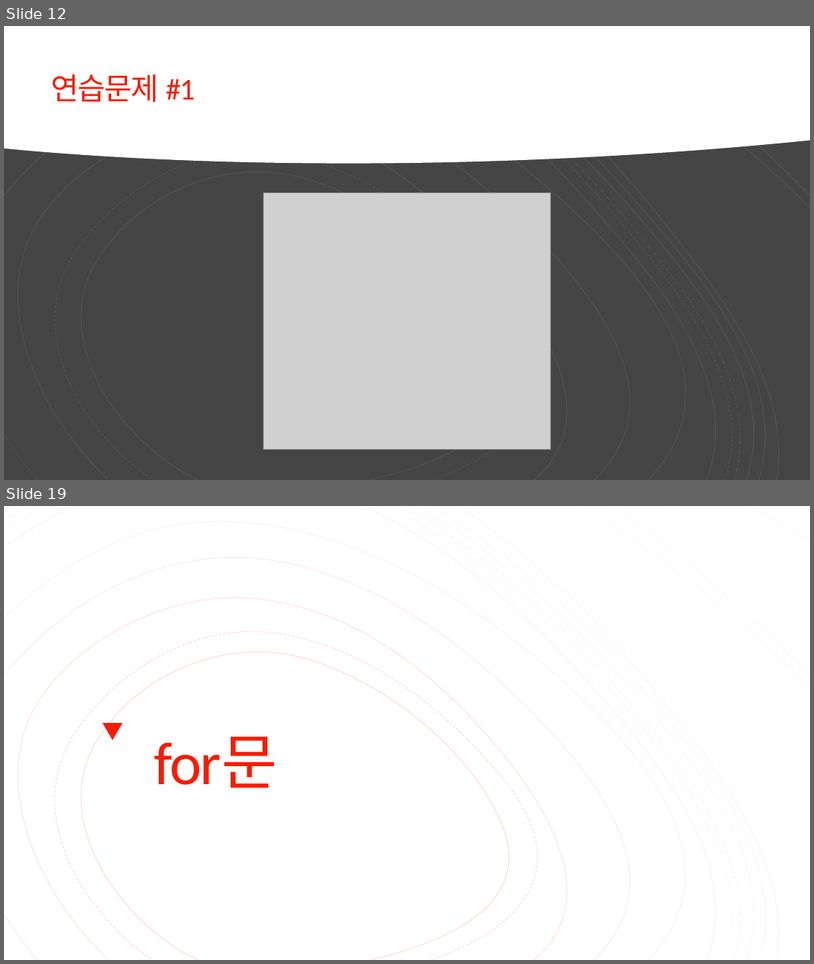
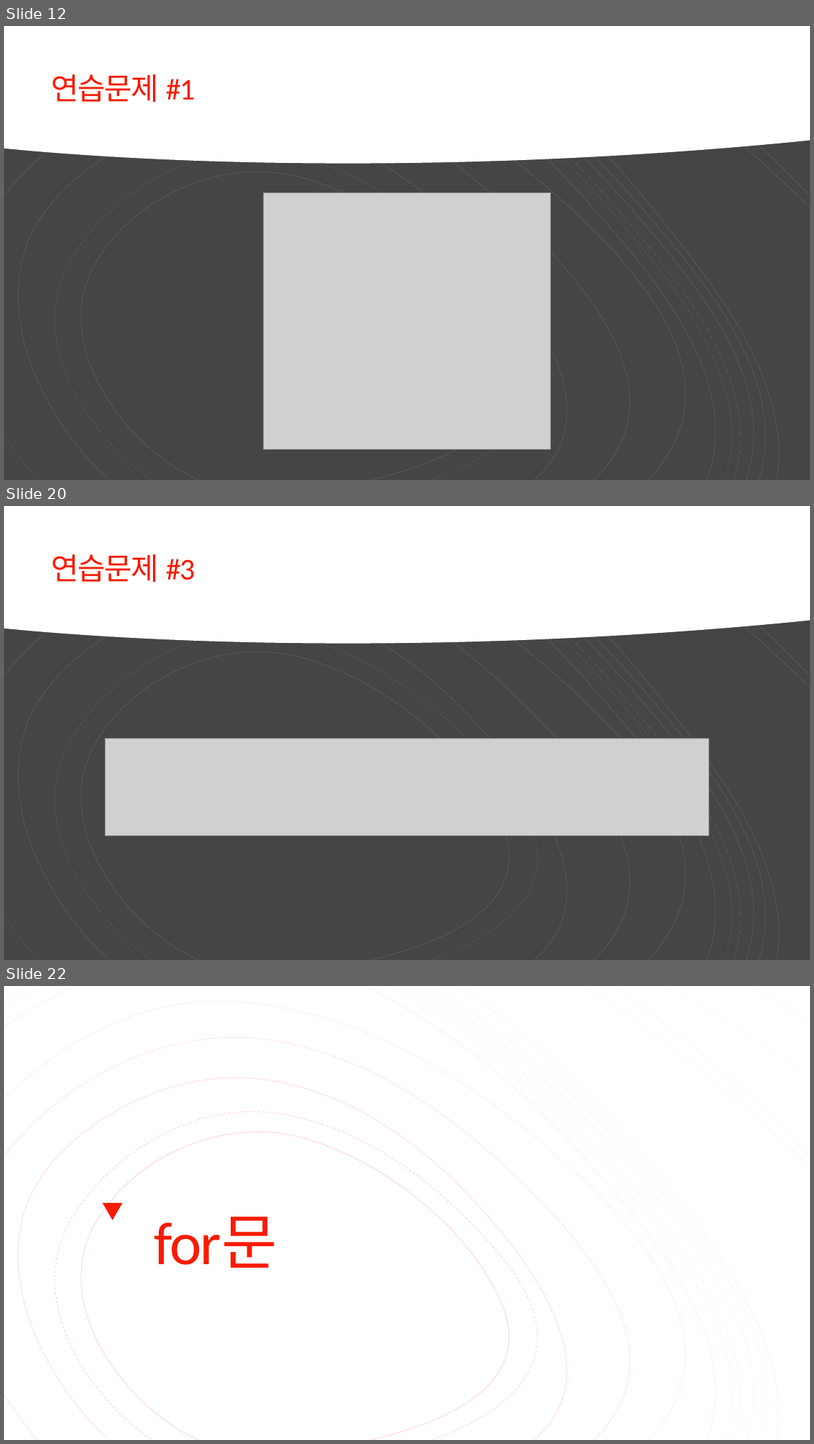
Before and after one commit to Valentine117/python_basic_class, a slide deck: 03장 프로그램의 구조를 쌓는다_제어문.pptx. Shown one above the other, each under a label of ours: slides 12 and 19 before the commit, slides 12, 20 and 22 after it; the slides between them are not shown. The pictures are 814x964 and 814x1444 pixels, drawn with LibreOffice and Linux fonts; fonts in the diff are those of the drawing; grey boxes stand for pictures. Boxes give left, top, right and bottom in pixels: in the first picture for what was removed or moved away, otherwise in the second. Text is boxed around its words. In the diff, an @@ line names an element or a change of style, - is before the commit and + after.

Commit message:
연습문제 추가 & while 완성

```diff
--- a/03장 프로그램의 구조를 쌓는다_제어문.pptx
+++ b/03장 프로그램의 구조를 쌓는다_제어문.pptx
@@ slide 20 added at (x1=4, y1=506, x2=810, y2=960), background #454545; not listed: 16 template elements that a slide beside it also shows @@
@@ rectangle added at (x1=4, y1=506, x2=810, y2=960), fill #454545 @@
@@ freeform shape added at (x1=4, y1=506, x2=810, y2=644), fill #FFFFFF @@
@@ group added at (x1=4, y1=506, x2=810, y2=960): 19 freeform shapes @@
@@ title added at (x1=52, y1=554, x2=195, y2=582), 36 pt, text #F81B02 @@
+연습문제 #3
@@ picture added at (x1=105, y1=739, x2=710, y2=836) @@
@@ what was slide 19 is now slide 22 @@
```
Also in this commit, not shown: 6 slides changed, 2 other slides added, 1 other file.
